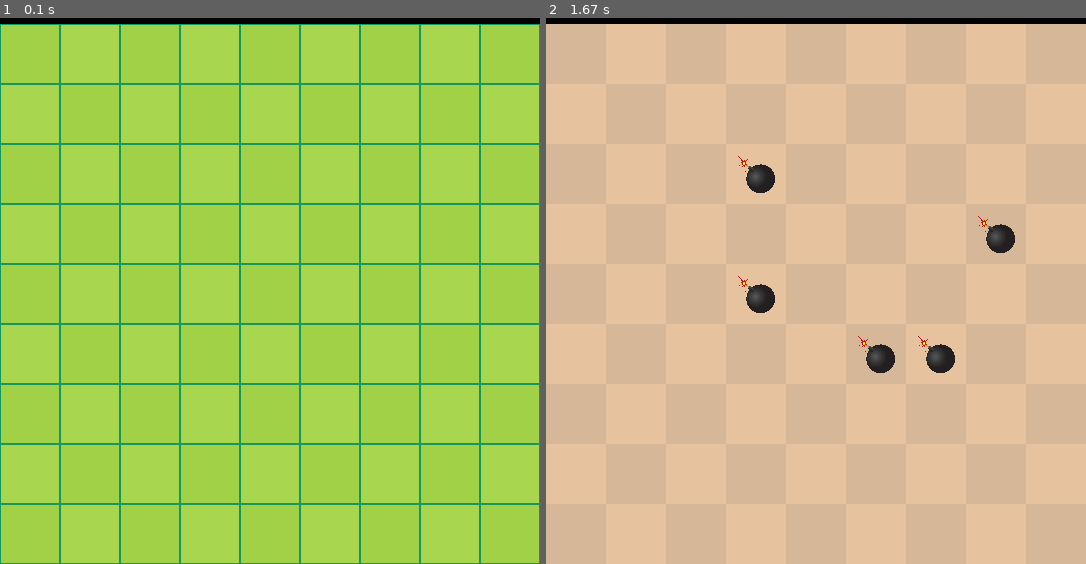
Above: before the commit, frames 1-2 (left to right).
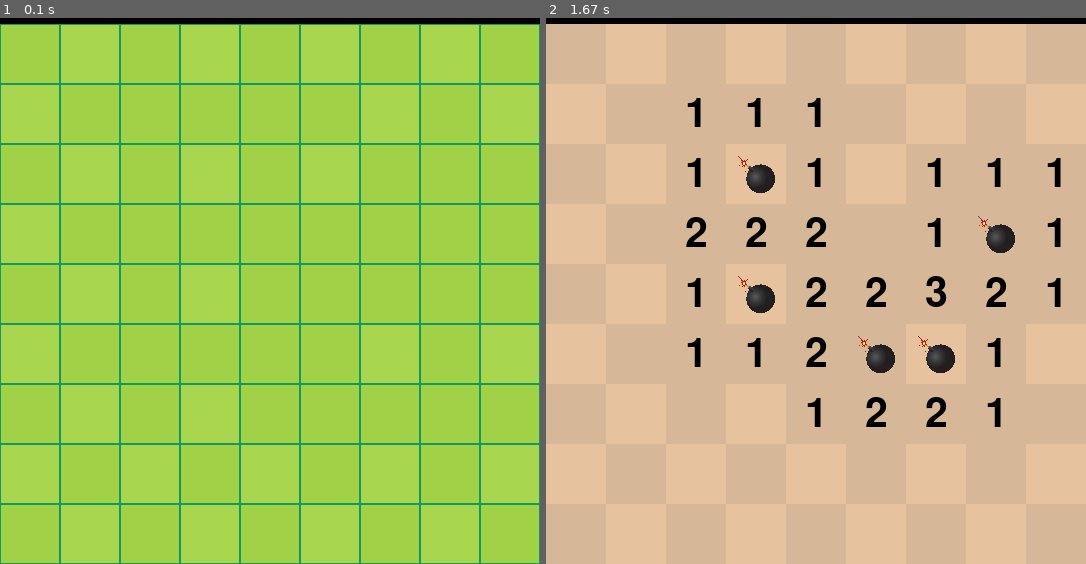
Above: after the commit, the same moments.

Repository: Cr3ativeCod3r/Sapper-OOP_Pygame
Game: pygame game, started from main.py
Same seed, same stepped clock (60 frames per second), same inputs: the game is played once before the commit and once after it.
Inputs (mouse positions are in pixels of both pictures, inside the frame that each line leads up to):
- Up to frame 1 (0.1 s): no input
- Up to frame 2 (1.67 s): click (988, 225) at 0.38 s

The runs differ from the first frame. In frame 2, 2.6% of the frame differs, in the area x 25-96%, y 14-75%.

Commit message:
numbers put on board

Diff:
--- a/game_logic.py
+++ b/game_logic.py
@@ -1,4 +1,81 @@
+from block import Number
+
 def show_all(board):
     for row in board:
         for block in row:
             block.clicked()
+
+
+
+# def add_numbers_to_board(board, rows, cols):
+
+#     def check_borders(r, c):
+#         if r < 0 or r >= rows:
+#             return False
+#         if c < 0 or c >= cols:
+#             return False
+#         return board[r][c].type == "Bomb"
+
+#     def check_fileds(r,c):
+#         bombs = 0
+
+#         if check_borders(r,c+1):
+#             bombs+=1
+#         if check_borders(r,c-1):
+#             bombs+=1
+#         if check_borders(r+1,c-1):
+#             bombs+=1
+#         if check_borders(r+1,c):
+#             bombs+=1
+#         if check_borders(r+1,c+1):
+#             bombs+=1
+#         if check_borders(r-1,c+1):
+#             bombs+=1
+#         if check_borders(r-1,c):
+#             bombs+=1
+#         if check_borders(r-1,c-1):
+#             bombs+=1
+
+#         return bombs
+
+#     for r in range(rows):
+#         for c in range(cols):
+#             field = board[r][c]
+#             if field.type == "Empty":
+#                 number_of_bombs = check_fileds(r, c)
+#                 if number_of_bombs > 0:
+#                    board[r][c] = Number(board[r][c].screen, board[r][c].color,
+#                                          board[r][c].x, board[r][c].y,
+#                                          board[r][c].size, number_of_bombs)
+
+#     return board
+
+
+
+def add_numbers_to_board(board, rows, cols):
+
+    def is_bomb(r, c):
+        if r < 0 or r >= rows or c < 0 or c >= cols:
+            return False
+        return board[r][c].type == "Bomb"
+
+    def count_bombs(r, c):
+        bombs = 0
+        for dr in [-1,0,1]:
+            for dc in [-1,0,1]:
+                if dr == 0 and dc == 0:
+                    continue
+                if is_bomb(r+dr, c+dc):
+                    bombs += 1
+        return bombs
+
+    for r in range(rows):
+        for c in range(cols):
+            if board[r][c].type == "Empty":
+                n = count_bombs(r, c)
+                if n > 0:
+                    board[r][c] = Number(board[r][c].screen, board[r][c].color,
+                                         board[r][c].x, board[r][c].y,
+                                         board[r][c].size, n)
+
+    return board
--- a/main.py
+++ b/main.py
@@ -3,7 +3,7 @@
 import sys
 import pygame
 import random
-from game_logic import show_all
+from game_logic import show_all, add_numbers_to_board
 
 pygame.init()
 
@@ -40,6 +40,9 @@
             block = Empty(window.screen, color, x, y, BLOCK_SIZE)
 
         board[row][col] = block
+
+
+board = add_numbers_to_board(board,9,9)
 
 # ====== GAME LOOP ======
 running = True
